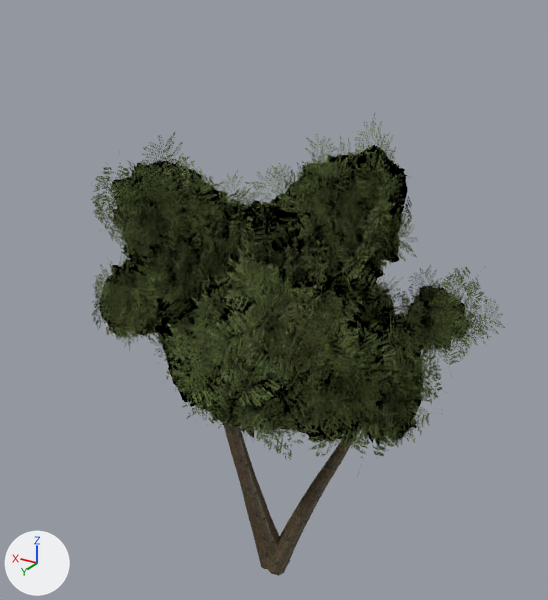
Renders of the glTF model assets/models/tree/tamarisk_4.glb from each side of a commit.
One viewpoint serves both versions: a 50 mm camera at (-5.97, 9.95, 10.39) aimed at (0.1, -0.16, 5.34). The lights are fixed; the arrows at lower left show +X, +Y and +Z. The picture after the commit comes second. Vertices at exactly the same position are counted once.

The first picture shows 'tamarisk'.
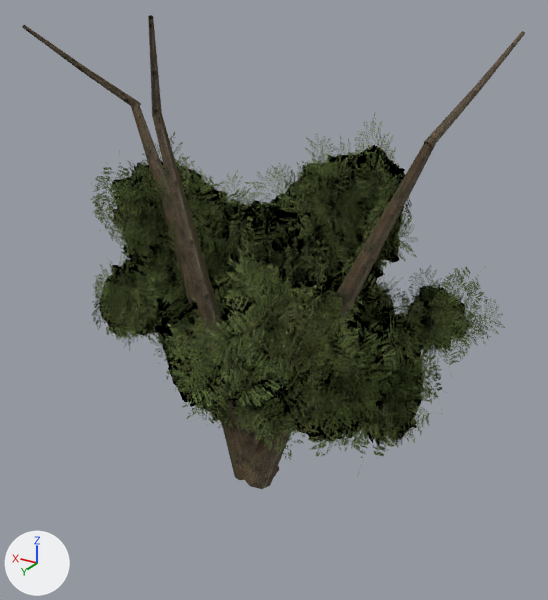
Where the newer file only moved an object's origin or applied its transform, the numbers keep the older frame.

Where the change shows, as pixel boxes (x1, y1, x2, y2) in the pictures (548 x 600 px):
'tamarisk', reshaped (21% wider)
    before: (91, 114, 505, 576)
    after: (22, 15, 525, 489)
part 1 of me_woodmesh, added
    after: (242, 142, 436, 489)
part 2 of me_woodmesh, added
    after: (152, 113, 279, 478)
part 3 of me_woodmesh, added
    after: (131, 103, 248, 480)
part 4 of me_woodmesh, added
    after: (424, 31, 525, 147)
part 5 of me_woodmesh, added
    after: (22, 25, 141, 107)
part 6 of me_woodmesh, added
    after: (148, 15, 162, 115)
part 7 of me_woodmesh, deleted (brown)
    before: (266, 434, 356, 576)
part 8 of me_woodmesh, deleted
    before: (223, 421, 270, 569)
part 9 of me_woodmesh, deleted (brown)
    before: (229, 422, 290, 564)

Diff of the bpy script that builds the scene:
```diff
--- a/assets/models/tree/tamarisk_4.glb.py
+++ b/assets/models/tree/tamarisk_4.glb.py
@@ me_woodmesh @@
 # used by ob_tamarisk; location = (0.0, 0.0, 0.0)
-me_woodmesh.from_pydata(...)  # 3039 vertices, 1830 faces; spans x -3.48..3.45, y -3.6..3.62, z -0.28..8.52
+me_woodmesh.from_pydata(...)  # 3009 vertices, 1830 faces; spans x -3.48..3.45, y -3.6..3.62, z 2.79..10.01
+# me_woodmesh part 1: a new loose piece of 74 vertices spanning x -2.9..-0.23, y 0.94..1.58, z 2.79..8.55, in mat_bark
+# me_woodmesh part 2: a new loose piece of 74 vertices spanning x -0.72..0.3, y 0.87..2.51, z 2.79..8.82, in mat_bark
+# me_woodmesh part 3: a new loose piece of 73 vertices spanning x -0.55..1.99, y 0.84..1.54, z 2.79..8.6, in mat_bark
+# me_woodmesh part 4: a new loose piece of 22 vertices spanning x -3.48..-2.76, y -0.36..1.1, z 8.43..9.73, in mat_bark
+# me_woodmesh part 5: a new loose piece of 21 vertices spanning x 1.84..2.71, y 0.81..2.23, z 8.48..9.75, in mat_bark
+# me_woodmesh part 6: a new loose piece of 21 vertices spanning x -0.73..0.33, y 2.35..3.62, z 8.71..10.01, in mat_bark
+# me_woodmesh part 7: the loose piece of 81 vertices spanning x -1.93..0.14, y -0.28..0.22, z -0.28..4.2 is deleted
+# me_woodmesh part 8: the loose piece of 81 vertices spanning x -0.11..1.87, y -0.36..0.18, z -0.28..4.24 is deleted
+# me_woodmesh part 9: the loose piece of 81 vertices spanning x -0.24..0.56, y -0.34..0.94, z -0.28..4.41 is deleted
+# other edits to the shape of me_woodmesh do not show in these pictures
 me_woodmesh.materials.append(mat_bark)
```
